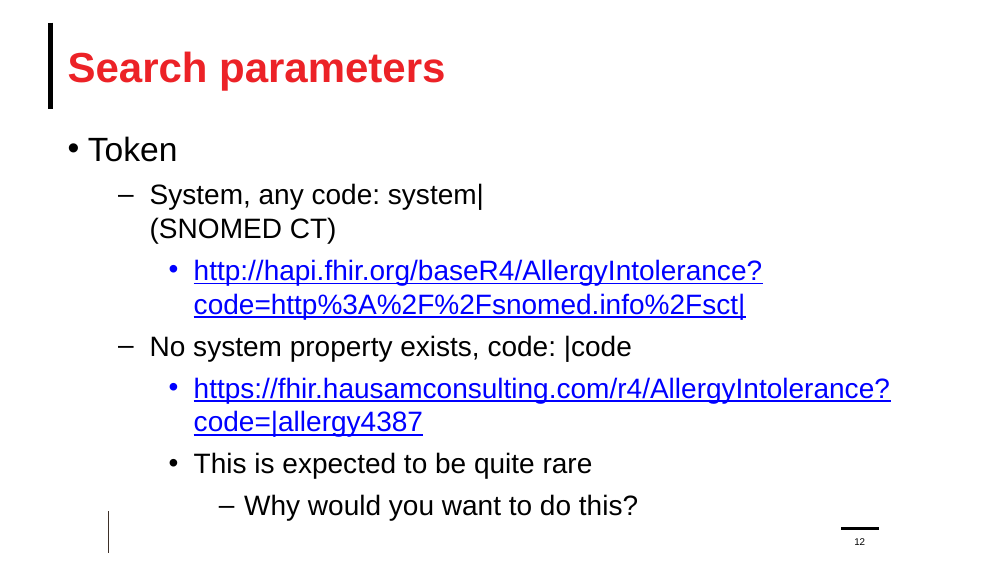
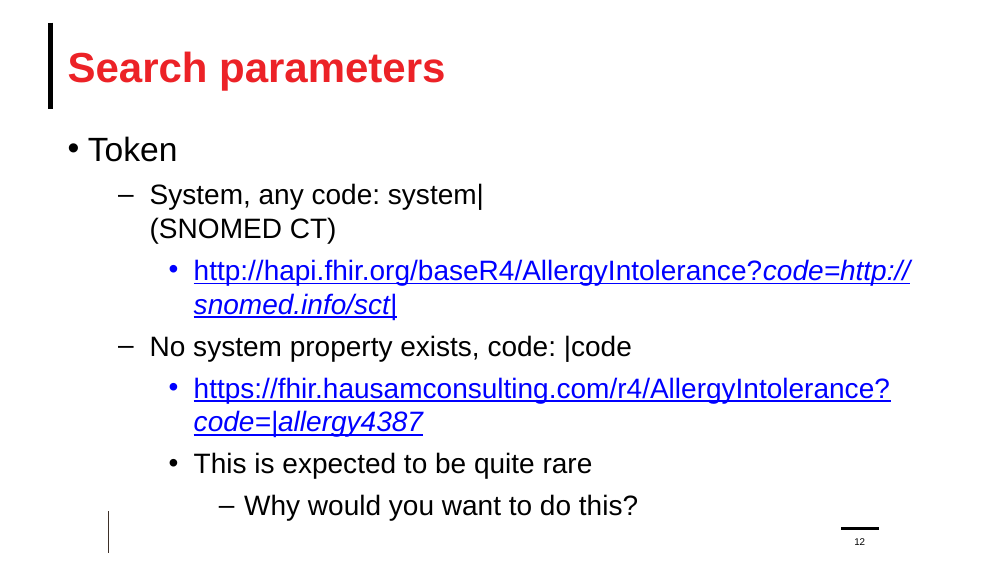
Before and after one commit to FHIR/documents, a slide deck: slide 12 of presentations/2024-04 Webinars/FHIR-Terminology-Part-2-2024-04-24.pptx. Drawn at 1008x567 pixels with LibreOffice and Linux fonts; fonts in the diff are those of the drawing; background and template pictures are left out. Boxes give left, top, right and bottom in pixels: in the first picture for what was removed or moved away, otherwise in the second. Text is boxed around its words. In the diff, an @@ line names an element or a change of style, - is before the commit and + after.

```diff
--- a/presentations/2024-04 Webinars/FHIR-Terminology-Part-2-2024-04-24.pptx
+++ b/presentations/2024-04 Webinars/FHIR-Terminology-Part-2-2024-04-24.pptx
@@ text at (194,259,910,319): text changed @@
-    • http://hapi.fhir.org/baseR4/AllergyIntolerance?code=http%3A%2F%2Fsnomed.info%2Fsct|
+    • http://hapi.fhir.org/baseR4/AllergyIntolerance?code=http://snomed.info/sct|
@@ text at (194,377,890,436): italic on in "https://fhir.hausamconsulting.com/r4/AllergyIntolerance?code ..." @@
```
Also in this commit, not shown: 19 other slides changed.
